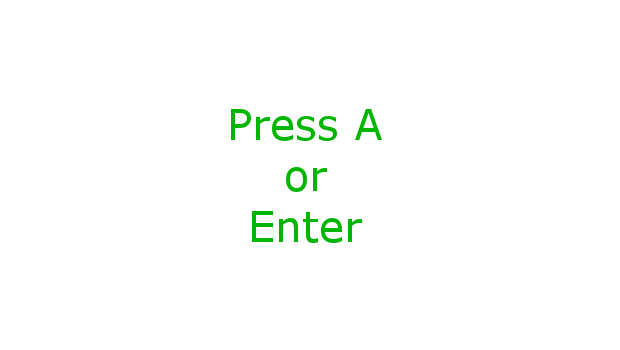
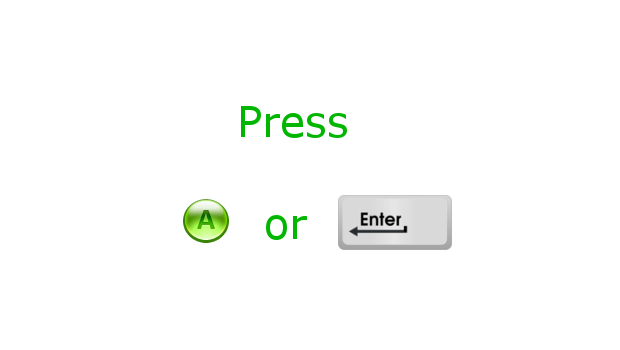
Comparing the layer stacks of the two 620 x 350 images. Changes:
added layer "Calque Copié #1" above "Calque Copié" over [338, 195, 452, 250]
added layer "Calque Copié" above "READY" over [183, 199, 229, 243]
renamed "Press A ..." to "Press ...", painted on it over [231, 106, 382, 243]
